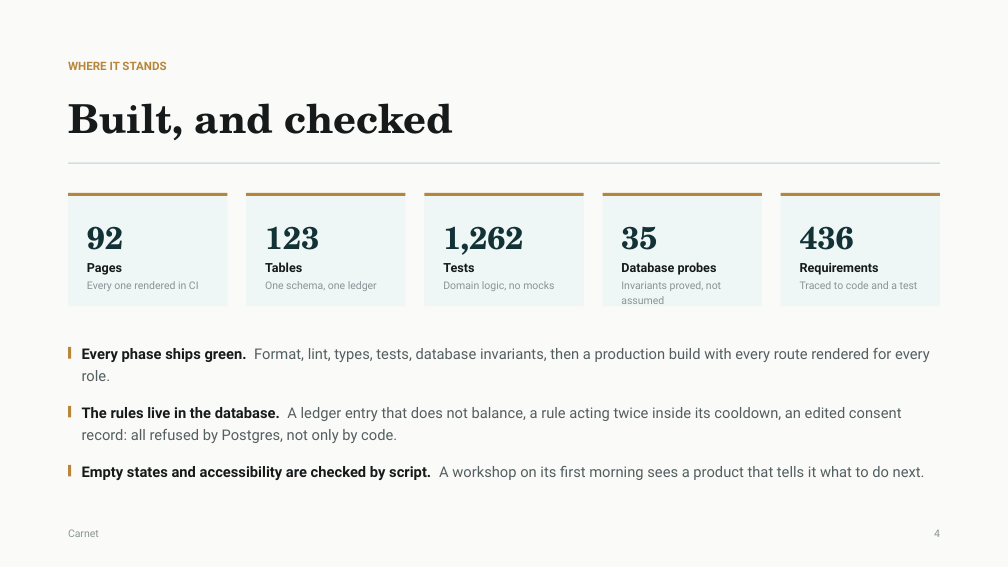
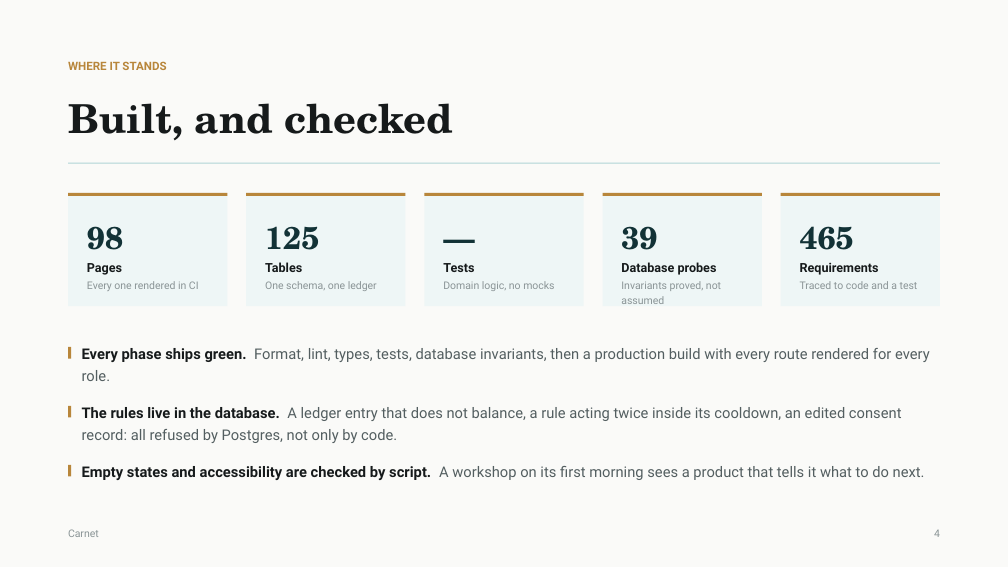
Before and after one commit to Amrwar/vehicle-memory, a slide deck: slide 5 of docs/Carnet-Presentation.pptx. Drawn at 1008x567 pixels with LibreOffice and Linux fonts; fonts in the diff are those of the drawing. Boxes give left, top, right and bottom in pixels: in the first picture for what was removed or moved away, otherwise in the second. Text is boxed around its words. In the diff, an @@ line names an element or a change of style, - is before the commit and + after.

```diff
--- a/docs/Carnet-Presentation.pptx
+++ b/docs/Carnet-Presentation.pptx
@@ text at [87, 226, 123, 250]: text changed @@
-92
+98
@@ text at [265, 226, 319, 250]: text changed @@
-123
+125
@@ text at [443, 226, 523, 255]: text changed @@
-1,262
+—
@@ text at [621, 226, 657, 250]: text changed @@
-35
+39
@@ text at [800, 226, 854, 250]: text changed @@
-436
+465
```
Also in this commit, not shown: 1 other slide changed, 35 other files.
